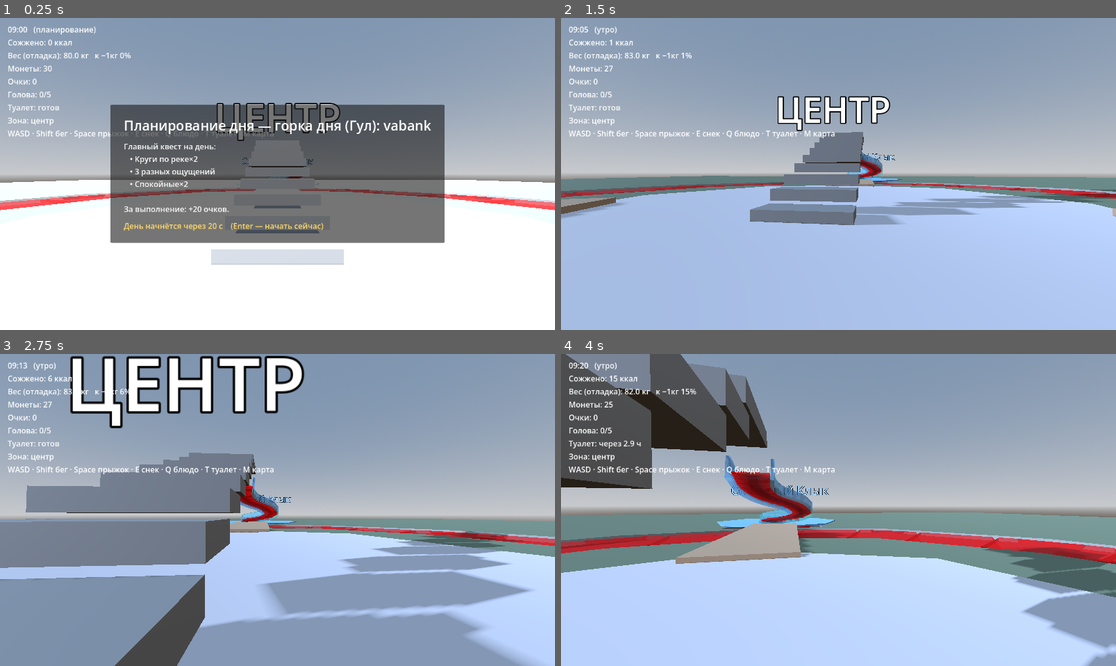
Above: before the commit, frames 1-4 (two rows, left to right).
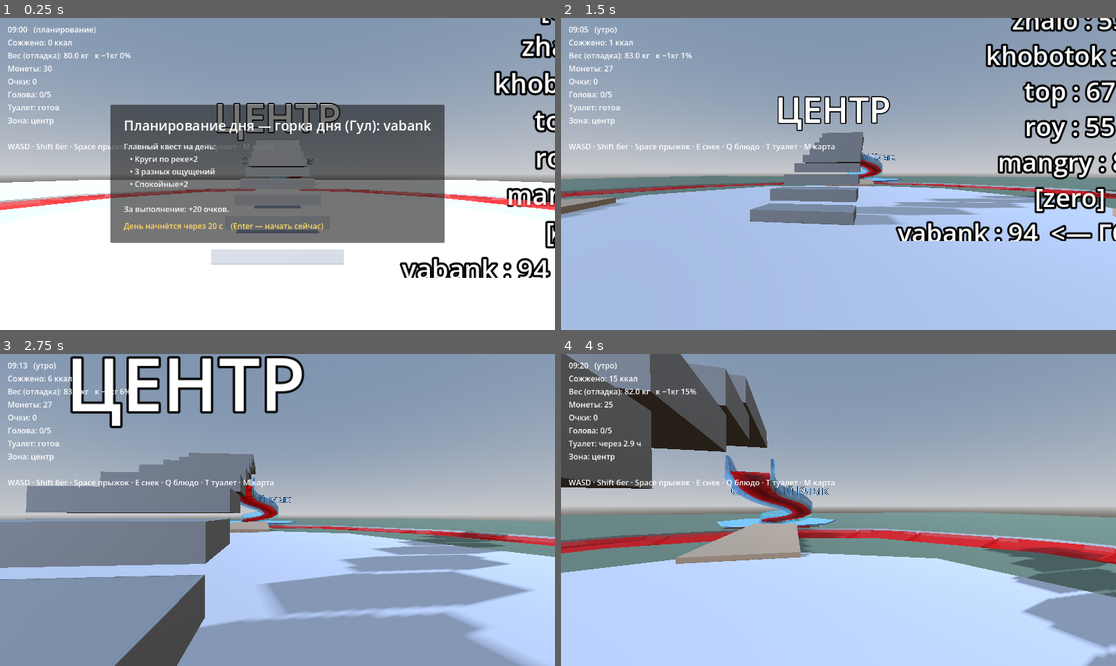
Above: after the commit, the same moments.

Repository: evangelipeep/Red-Wave
Game: Godot game, scene res://world/ParkGreybox.tscn
The game is run twice, just before and just after one commit, with the same random seed, the same clock (stepped at 60 frames per second) and the same inputs. The project has no main scene, so this scene is started directly.
Inputs (mouse positions are in pixels of both pictures, inside the frame that each line leads up to):
- Up to frame 1 (0.25 s): no input
- Up to frame 2 (1.5 s): tap Enter (ui_accept) at 0.5 s; move the mouse to (960, 158) at 0.52 s; hold D (move_right) 0.53-1.28 s; hold Q (eat_meal) 0.53-1.28 s; tap Space (jump) at 0.77 s; move the mouse to (810, 174) at 1.27 s; hold W (move_forward) from 1.28 s (still down); tap E (eat_snack) at 1.35 s
- Up to frame 3 (2.75 s): keep holding W (move_forward); tap Space (jump) at 1.52 s; move the mouse to (288, 503) at 2.02 s; hold Shift (sprint) from 2.03 s (still down)
- Up to frame 4 (4 s): keep holding W (move_forward); move the mouse to (832, 516) at 2.77 s; release Shift (sprint) at 2.78 s; tap T (toilet) at 2.85 s; tap Space (jump) at 3.02, 3.77 s; move the mouse to (877, 513) at 3.52 s; hold Q (eat_meal) from 3.53 s (still down)

The runs differ from the first frame. In frame 1, 3.4% of the frame differs, in the area x 1-100%, y 0-84%; in frame 2, 7.6%, in the area x 1-100%, y 0-72%; in frame 3, 0.8%; in frame 4, 0.8%.

Commit message:
feat(npc): очереди на горке по Гулу+времени, капсулы-NPC, табло Гула

Diff:
--- a/autoload/EventBus.gd
+++ b/autoload/EventBus.gd
@@ -19,4 +19,5 @@
 signal toast(message: String)                               # всплывающее уведомление в HUD
 signal food_eaten(zone: String)                             # поел в зоне (для квеста «еда в 3 зонах»)
 signal score_changed(player_id: int, score: int)
+signal queue_update(slide_id: String, seconds_left: float, active: bool)   # очередь на горке
 @warning_ignore_restore("unused_signal")
--- a/systems/slide/SlideRail.gd
+++ b/systems/slide/SlideRail.gd
@@ -15,6 +15,8 @@
 @export var drag: float = 0.25             # сопротивление, 1/с
 @export var build_demo_curve: bool = true  # собрать тестовый сплайн, если Path пуст
 @export var build_access: bool = true      # собрать лестницу к старту (для теста)
+@export var wait_scale: float = 0.25       # масштаб времени очереди (greybox)
+@export var max_queue_npc: int = 8         # макс. капсул-NPC в очереди
 
 var _path: Path3D
 var _follow: PathFollow3D
@@ -22,6 +24,10 @@
 var _rider: PlayerController = null
 var _speed: float = 0.0
 var _gravity: float = ProjectSettings.get_setting("physics/3d/default_gravity", 9.8)
+var _queue_player: PlayerController = null  # ждёт в очереди
+var _queue_timer: float = 0.0
+var _npcs: Array = []                       # визуальные капсулы очереди
+var _npc_refresh: float = 0.0
 
 func _ready() -> void:
 	_setup_path()
@@ -84,6 +90,7 @@
 		add_child(_mount)
 	_mount.global_position = _path.to_global(_path.curve.get_point_position(0))
 	_mount.body_entered.connect(_on_mount_body_entered)
+	_mount.body_exited.connect(_on_mount_body_exited)
 
 func _build_access_stairs(top: Vector3) -> void:
 	var steps := 10
@@ -192,6 +199,8 @@
 func _on_mount_body_entered(body: Node3D) -> void:
 	if _rider != null:
 		return
+	if _queue_player != null:
+		return
 	if not (body is PlayerController):
 		return
 	# Лок экстрима по весу (GDD §5): ≥91 кг не пускают.
@@ -199,7 +208,19 @@
 	if info.get("extreme", false) and not WeightSystem.can_ride_extreme():
 		EventBus.toast.emit("Слишком большой вес (%.0f кг) — на горку не допускаем" % WeightSystem.kg)
 		return
-	_start_ride(body)
+	# Очередь: длина зависит от Гула и времени суток (утром пусто → едем сразу).
+	var wait := Hype.peak_queue(slide_id) * wait_scale
+	if wait <= 0.5:
+		_start_ride(body)
+	else:
+		_queue_player = body
+		_queue_timer = wait
+		EventBus.queue_update.emit(slide_id, wait, true)
+
+func _on_mount_body_exited(body: Node3D) -> void:
+	if body == _queue_player:
+		_queue_player = null
+		EventBus.queue_update.emit(slide_id, 0.0, false)
 
 func _start_ride(player: PlayerController) -> void:
 	_rider = player
@@ -209,19 +230,60 @@
 	player.mount_rail(self)
 
 func _physics_process(delta: float) -> void:
-	if _rider == null:
-		return
-	var fwd := -_follow.global_transform.basis.z   # направление движения
-	var slope := -fwd.y                            # >0 на спуске
-	_speed += (_gravity * slope - drag * _speed) * delta
-	_speed = clampf(_speed, 1.0, max_speed)
-	var eff := _speed * WeightSystem.speed_factor()
-	_follow.progress += eff * delta
-
-	_rider.ride_to(_follow.global_transform, clampf(eff / max_speed, 0.0, 1.0), delta)
-
-	if _follow.progress_ratio >= 1.0:
-		_finish()
+	# Очередь NPC обновляется по времени суток (утром пусто, к полудню толпа).
+	_npc_refresh -= delta
+	if _npc_refresh <= 0.0:
+		_refresh_npcs()
+		_npc_refresh = 3.0
+
+	if _rider != null:
+		var fwd := -_follow.global_transform.basis.z   # направление движения
+		var slope := -fwd.y                            # >0 на спуске
+		_speed += (_gravity * slope - drag * _speed) * delta
+		_speed = clampf(_speed, 1.0, max_speed)
+		var eff := _speed * WeightSystem.speed_factor()
+		_follow.progress += eff * delta
+		_rider.ride_to(_follow.global_transform, clampf(eff / max_speed, 0.0, 1.0), delta)
+		if _follow.progress_ratio >= 1.0:
+			_finish()
+		return
+
+	# Ожидание в очереди (игрок стоит в зоне старта).
+	if _queue_player != null:
+		_queue_timer -= delta
+		EventBus.queue_update.emit(slide_id, maxf(_queue_timer, 0.0), true)
+		if _queue_timer <= 0.0:
+			var p := _queue_player
+			_queue_player = null
+			EventBus.queue_update.emit(slide_id, 0.0, false)
+			_start_ride(p)
+
+# --- NPC-очередь (визуальная). ---
+func _refresh_npcs() -> void:
+	if _mount == null:
+		return
+	var target := 0
+	if Clock.running:
+		target = clampi(int(Hype.peak_queue(slide_id) / 12.0), 0, max_queue_npc)
+	while _npcs.size() < target:
+		var npc := _make_npc(_npcs.size())
+		_npcs.append(npc)
+		add_child(npc)
+	while _npcs.size() > target:
+		var old: Node = _npcs.pop_back()
+		if is_instance_valid(old):
+			old.queue_free()
+
+func _make_npc(i: int) -> MeshInstance3D:
+	var npc := MeshInstance3D.new()
+	var mesh := CapsuleMesh.new()
+	mesh.radius = 0.35
+	mesh.height = 1.7
+	npc.mesh = mesh
+	npc.material_override = _make_material(Color.from_hsv(fmod(0.13 * float(i), 1.0), 0.5, 0.9), false)
+	var base := _mount.position   # локально ≈ верх лестницы
+	npc.position = base + Vector3(1.6, 0.95, 0.6 + float(i) * 1.1)
+	return npc
 
 func _finish() -> void:
 	var rider := _rider
--- a/ui/HUD.gd
+++ b/ui/HUD.gd
@@ -11,15 +11,21 @@
 @onready var _dizzy: Label = $VBox/Dizzy
 @onready var _toilet: Label = $VBox/Toilet
 @onready var _zone: Label = $VBox/Zone
+@onready var _queue: Label = $VBox/Queue
 @onready var _hint: Label = $VBox/Hint
 @onready var _toast: Label = $ToastWrap/Toast
 
 var _toast_time: float = 0.0
+var _queue_text: String = ""
 
 func _ready() -> void:
 	_toast.text = ""
 	_hint.text = "WASD · Shift бег · Space прыжок · E снек · Q блюдо · T туалет · M карта"
 	EventBus.toast.connect(_on_toast)
+	EventBus.queue_update.connect(_on_queue)
+
+func _on_queue(slide_id: String, seconds_left: float, active: bool) -> void:
+	_queue_text = "В очереди (%s): %.0f с — отойди, чтобы выйти" % [slide_id, seconds_left] if active else ""
 
 func _process(delta: float) -> void:
 	_time.text = "%s   (%s)" % [Clock.game_time_string(), _phase_ru(Clock.phase())]
@@ -35,6 +41,7 @@
 	else:
 		_toilet.text = "Туалет: через %.1f ч" % WeightSystem.toilet_ready_in_hours()
 	_zone.text = "Зона: %s" % _zone_ru(RunState.current_zone)
+	_queue.text = _queue_text
 
 	if _toast_time > 0.0:
 		_toast_time -= delta
--- a/ui/HUD.tscn
+++ b/ui/HUD.tscn
@@ -35,6 +35,10 @@
 [node name="Zone" type="Label" parent="VBox"]
 text = "Зона: центр"
 
+[node name="Queue" type="Label" parent="VBox"]
+modulate = Color(0.6, 0.9, 1, 1)
+text = ""
+
 [node name="Hint" type="Label" parent="VBox"]
 text = ""
 
--- /dev/null
+++ b/world/HypeBoard.gd
@@ -0,0 +1,28 @@
+extends Node3D
+## Табло Гула: 3D-вывеска в парке с популярностью всех горк по зонам и пометкой
+## «горка дня». Помогает выбирать, куда идти (хайповая горка = длинная очередь).
+## Обновляется при броске Гула (старт забега).
+
+var _label: Label3D
+
+func _ready() -> void:
+	_label = Label3D.new()
+	_label.billboard = BaseMaterial3D.BILLBOARD_ENABLED
+	_label.font_size = 44
+	_label.pixel_size = 0.012
+	_label.outline_size = 14
+	_label.modulate = Color(1, 1, 1)
+	_label.position = Vector3(0, 1.0, 0)
+	add_child(_label)
+	EventBus.run_planning_started.connect(_refresh)
+	EventBus.run_started.connect(_refresh)
+	_refresh()
+
+func _refresh() -> void:
+	var s := "— ТАБЛО ГУЛА —\n"
+	for z in Slides.ZONES:
+		s += "\n[%s]\n" % z
+		for id in Slides.in_zone(z):
+			var star := "  <— ГОРКА ДНЯ" if id == Hype.day_slide else ""
+			s += "  %s : %d%s\n" % [id, int(Hype.gul.get(id, 0)), star]
+	_label.text = s
--- a/world/ParkGreybox.tscn
+++ b/world/ParkGreybox.tscn
@@ -9,6 +9,7 @@
 [ext_resource type="PackedScene" path="res://ui/PlanningOverlay.tscn" id="7"]
 [ext_resource type="PackedScene" path="res://ui/MapOverlay.tscn" id="8"]
 [ext_resource type="PackedScene" path="res://ui/FinaleScreen.tscn" id="9"]
+[ext_resource type="Script" path="res://world/HypeBoard.gd" id="10"]
 
 [sub_resource type="ProceduralSkyMaterial" id="sky_mat"]
 
@@ -36,6 +37,10 @@
 [node name="ParkBuilder" type="Node3D" parent="."]
 script = ExtResource("3")
 
+[node name="HypeBoard" type="Node3D" parent="."]
+transform = Transform3D(1, 0, 0, 0, 1, 0, 0, 0, 1, 6, 3, 6)
+script = ExtResource("10")
+
 [node name="SlideRail" parent="." instance=ExtResource("5")]
 transform = Transform3D(1, 0, 0, 0, 1, 0, 0, 0, 1, 0, 0, -6)
 
Not shown: 1 places in world/ParkGreybox.tscn that only renumber resources
